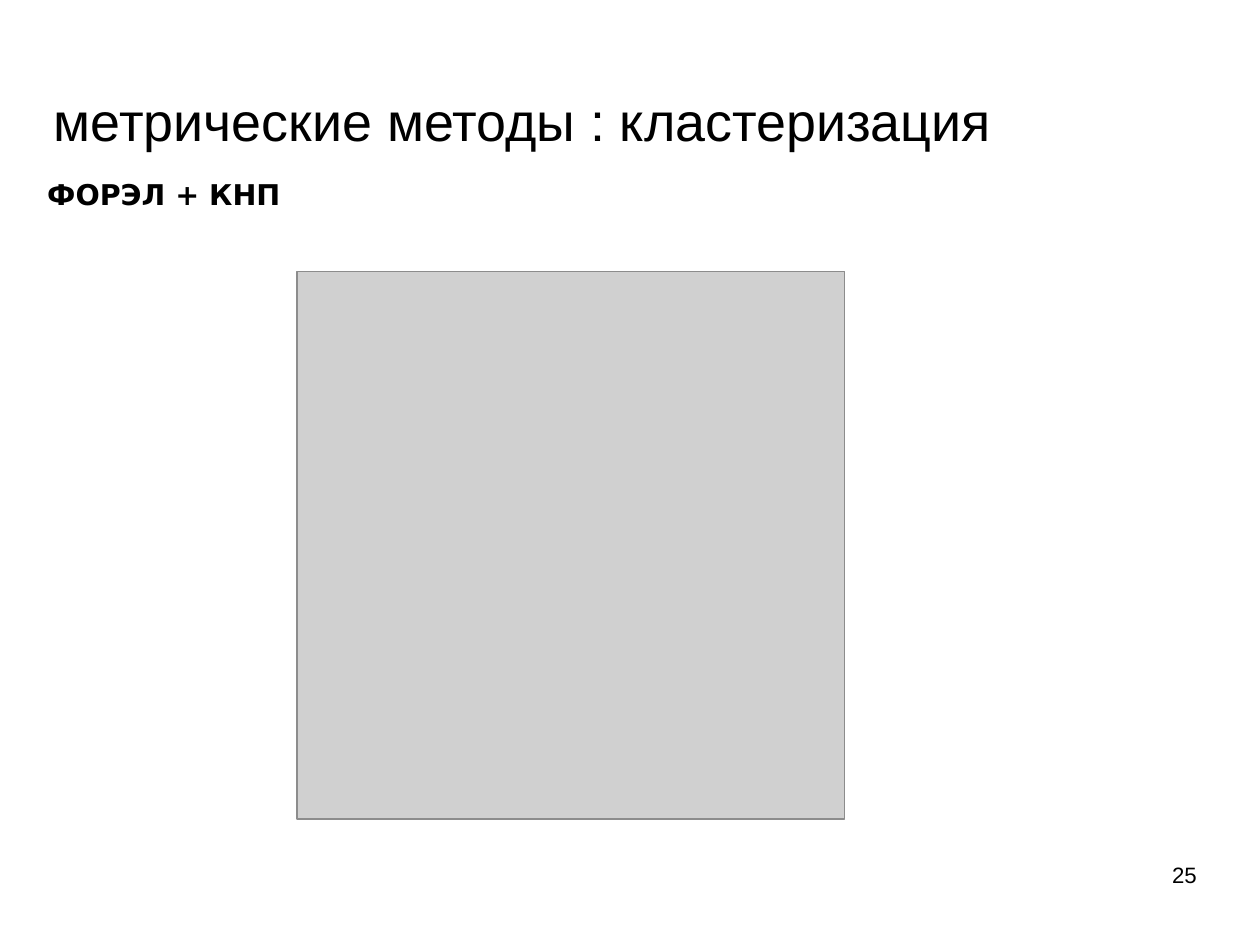
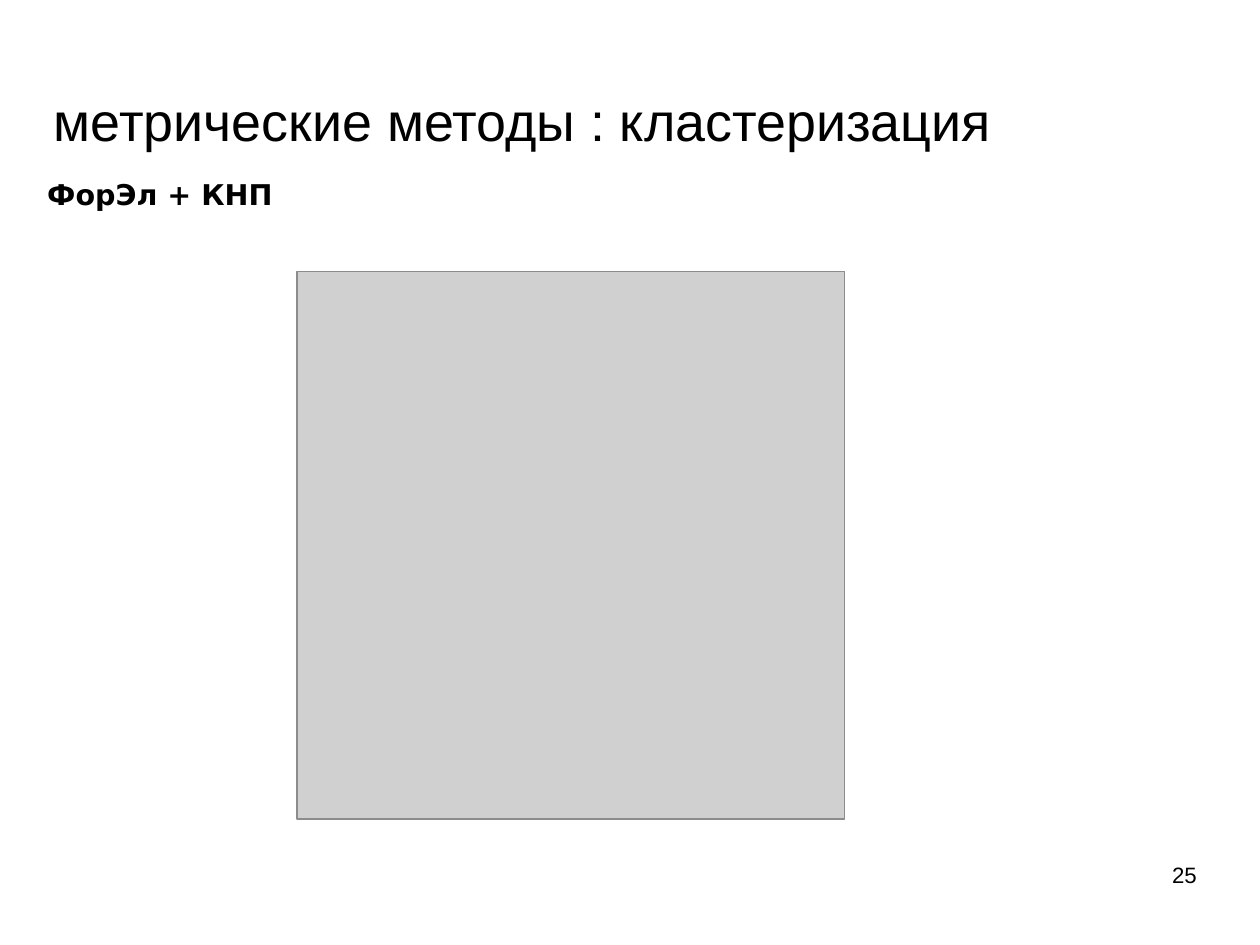
Before and after one commit to mechanoid5/ml_lectorium_legacy, a slide deck: slide 25 of 05-cluster.odp. Drawn at 1260x945 pixels with LibreOffice and Linux fonts; fonts in the diff are those of the drawing; grey boxes stand for pictures; background and template pictures are left out. Boxes give left, top, right and bottom in pixels: in the first picture for what was removed or moved away, otherwise in the second. Text is boxed around its words. In the diff, an @@ line names an element or a change of style, - is before the commit and + after.

```diff
--- a/05-cluster.odp
+++ b/05-cluster.odp
@@ text at <box>47,183,272,211</box>: text changed @@
-ФОРЭЛ + КНП
+ФорЭл + КНП
```
Also in this commit, not shown: 3 other slides changed, 1 slide removed, 5 other files.
